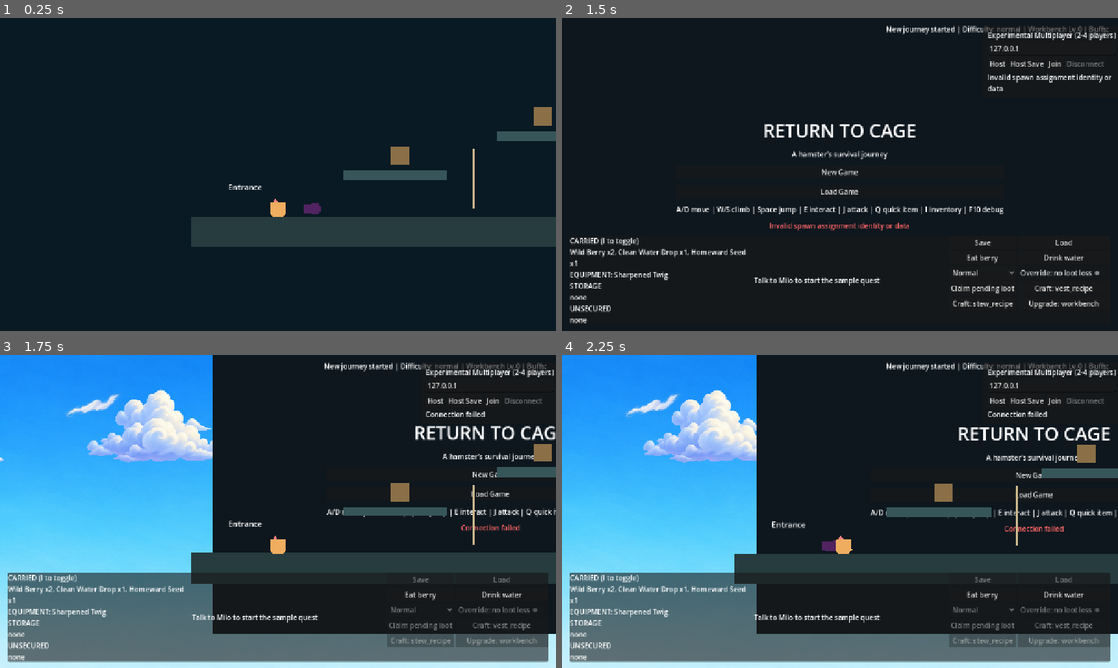
Above: before the commit, frames 1-4 (two rows, left to right).
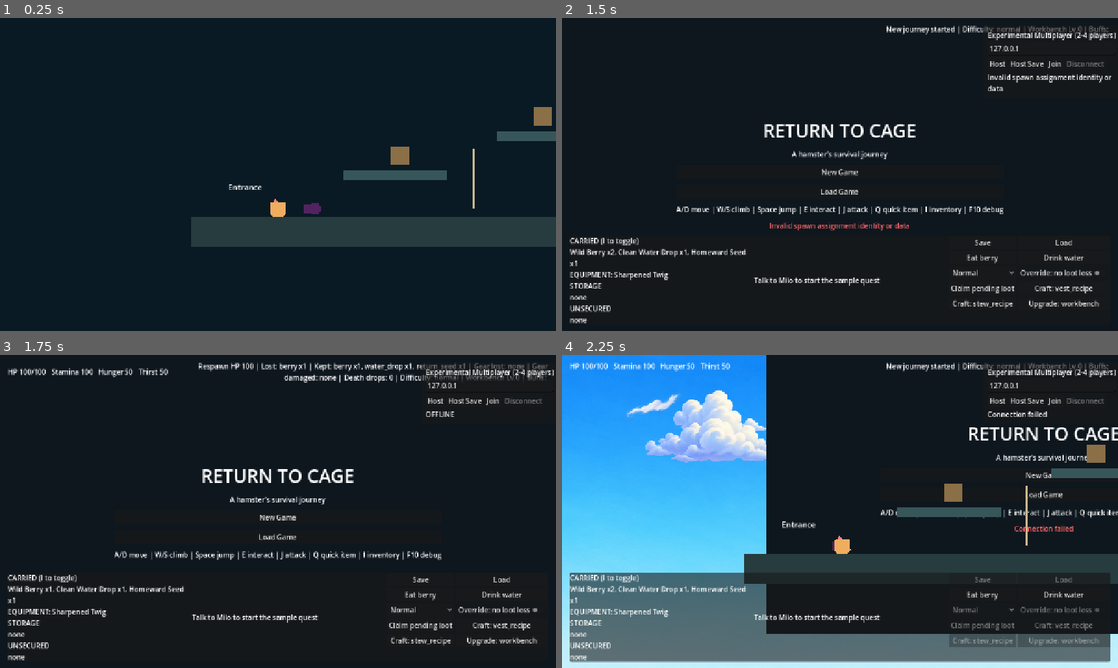
Above: after the commit, the same moments.

Repository: wolfy03/ReturnToCage
Game: Godot game, scene res://tests/test_runner.tscn
Two runs of this game, one before a commit and one after it. Both use one fixed random seed, a clock stepped at 60 frames per second and the inputs below. This scene is started directly instead of the project's main scene.
Inputs (mouse positions are in pixels of both pictures, inside the frame that each line leads up to):
- Up to frame 1 (0.25 s): no input
- Up to frame 2 (1.5 s): move the mouse to (962, 158) at 0.52 s; hold E (interact) 0.53-1.28 s; hold D (move_right) from 0.53 s (still down); click (962, 158) at 0.67 s; tap Space (jump) at 0.77 s; move the mouse to (728, 190) at 1.27 s; tap J (primary_attack) at 1.35 s
- Up to frame 3 (1.75 s): keep holding D (move_right); tap Space (jump) at 1.52 s
- Up to frame 4 (2.25 s): release D (move_right) at 2 s; click "New Game" at 2 s

Frames 1-2 are identical in both runs. In frame 3, 54% of the frame differs, in the area x 0-100%, y 0-100%; in frame 4, 5.0%.
Error in both runs: Cannot call method 'get_parent' on a previously freed instance. (res://tests/stability_tests.gd:583)

Commit message:
Move player stamina ownership into PlayerRuntimeState

Diff:
--- a/autoload/game_session.gd
+++ b/autoload/game_session.gd
@@ -349,7 +349,9 @@
 	_attached_player_ids[peer_id] = player_id
 	_player_states_by_id[player_id] = state
 	_ensure_player_world_state(player_id)
-	_player_runtime[peer_id] = PlayerRuntimeState.new(peer_id)
+	var runtime := PlayerRuntimeState.new(peer_id)
+	runtime.combat.reset(state.stats.value(&"max_stamina"))
+	_player_runtime[peer_id] = runtime
 	_connect_player_state_signals(peer_id, state)
 
 func _clear_player_state_registry() -> void:
@@ -829,6 +831,10 @@
 		runtime.life_phase = PlayerRuntimeState.LifePhase.ALIVE
 		runtime.death_result = null
 		state.effects.paused = false
+		if completed_result != null:
+			# Respawn policy: a new life starts with full stamina. World transitions
+			# without a death keep the current value.
+			runtime.combat.reset(state.stats.value(&"max_stamina"))
 		player_life_changed.emit(peer_id, runtime.life_id, runtime.life_phase)
 		if completed_result != null:
 			player_respawned.emit(peer_id, completed_result)
--- /dev/null
+++ b/core/models/network/combat_runtime_state.gd
@@ -0,0 +1,41 @@
+class_name CombatRuntimeState
+extends RefCounted
+## Transient, per-life combat state owned by [PlayerRuntimeState].
+##
+## This is the single canonical owner of a player's stamina. Scene components
+## (CombatComponent) only reference it; nothing here is saved to disk and, in
+## this stage, nothing is replicated. Rates and costs stay in StatBlock and
+## WeaponDefinition — this object only holds the current values.
+
+var stamina: float = 0.0
+var max_stamina: float = 0.0
+
+## Sets the maximum and refills stamina to it (initial spawn, respawn).
+func reset(p_max_stamina: float) -> void:
+	max_stamina = maxf(0.0, p_max_stamina) if is_finite(p_max_stamina) else 0.0
+	stamina = max_stamina
+
+## Applies a changed max (equipment/effect modifiers) without refilling.
+func set_max_stamina(value: float) -> void:
+	if not is_finite(value):
+		return
+	max_stamina = maxf(0.0, value)
+	stamina = minf(stamina, max_stamina)
+
+func can_spend(amount: float) -> bool:
+	return is_finite(amount) and amount >= 0.0 and stamina >= amount
+
+## Deducts [param amount] when affordable; returns false and leaves stamina
+## untouched otherwise.
+func spend(amount: float) -> bool:
+	if not can_spend(amount):
+		return false
+	stamina -= amount
+	return true
+
+## Adds [param amount] (already multiplied by rate, multiplier and delta) and
+## clamps to max_stamina. Negative or non-finite amounts are ignored.
+func regenerate(amount: float) -> void:
+	if not is_finite(amount) or amount <= 0.0:
+		return
+	stamina = minf(max_stamina, stamina + amount)
--- a/core/models/network/player_runtime_state.gd
+++ b/core/models/network/player_runtime_state.gd
@@ -7,6 +7,9 @@
 var life_id: int = 0
 var life_phase: LifePhase = LifePhase.ALIVE
 var death_result: RespawnResult
+## Per-life combat values (stamina). Created with the runtime state; refilled by
+## GameSession on registration and on respawn.
+var combat: CombatRuntimeState = CombatRuntimeState.new()
 
 func _init(p_peer_id: int = 0) -> void:
 	peer_id = p_peer_id
--- a/gameplay/actors/player/player.gd
+++ b/gameplay/actors/player/player.gd
@@ -58,7 +58,8 @@
 		return
 	_life_id = GameSession.arm_player_life(peer_id) if is_simulation_authority() else -1
 	movement.configure(self, input, _bound_state.stats)
-	combat.configure(self, _bound_state.stats)
+	var runtime := GameSession.get_player_runtime(peer_id)
+	combat.configure(self, _bound_state.stats, runtime.combat if runtime != null else null)
 	effects.configure(_bound_state.stats, _bound_state.effects)
 	network.configure(self, input, movement)
 	network_combat.configure(self, input)
--- a/gameplay/components/combat_component.gd
+++ b/gameplay/components/combat_component.gd
@@ -7,22 +7,39 @@
 var hitbox: HitboxComponent
 var owner_actor: CharacterBody2D
 var cooldown_remaining: float = 0.0
-var stamina: float = 100.0
+## Canonical stamina lives in PlayerRuntimeState.combat; this is only a reference.
+var combat_runtime: CombatRuntimeState
 var strategies: Dictionary[int, AttackStrategy] = {WeaponDefinition.AttackMode.MELEE: MeleeAttackStrategy.new(), WeaponDefinition.AttackMode.PROJECTILE: ProjectileAttackStrategy.new()}
 var stats: StatBlock
 var stamina_regen_multiplier: float = 1.0
 
-func configure(actor: CharacterBody2D, p_stats: StatBlock) -> void:
+func configure(actor: CharacterBody2D, p_stats: StatBlock, p_combat_runtime: CombatRuntimeState = null) -> void:
 	owner_actor = actor
 	stats = p_stats
+	combat_runtime = p_combat_runtime
+	if combat_runtime == null:
+		push_error("CombatComponent requires a CombatRuntimeState; attacks will be rejected")
 	hitbox = get_node_or_null(hitbox_path) as HitboxComponent
 	if hitbox == null:
 		push_error("CombatComponent requires a HitboxComponent")
 
 func _process(delta: float) -> void:
 	cooldown_remaining = maxf(0.0, cooldown_remaining - delta)
-	if stats != null:
-		stamina = minf(stats.value(&"max_stamina"), stamina + stats.value(&"stamina_regen") * stamina_regen_multiplier * delta)
+	if stats != null and combat_runtime != null:
+		combat_runtime.set_max_stamina(stats.value(&"max_stamina"))
+		combat_runtime.regenerate(stats.value(&"stamina_regen") * stamina_regen_multiplier * delta)
+
+func current_stamina() -> float:
+	return combat_runtime.stamina if combat_runtime != null else 0.0
+
+func max_stamina() -> float:
+	return combat_runtime.max_stamina if combat_runtime != null else 0.0
+
+func can_spend_stamina(amount: float) -> bool:
+	return combat_runtime != null and combat_runtime.can_spend(amount)
+
+func spend_stamina(amount: float) -> bool:
+	return combat_runtime != null and combat_runtime.spend(amount)
 
 func attack(facing: float) -> bool:
 	if cooldown_remaining > 0.0 or hitbox == null or (owner_actor is PlayerActor and (owner_actor.movement.mode == MovementComponent.Mode.CLIMB or owner_actor.return_channel > 0.0)):
@@ -30,7 +47,7 @@
 	var actor_state: PlayerState = owner_actor.player_state() if owner_actor is PlayerActor else GameSession.player
 	var equipped_stack := actor_state.equipment.equipped(EquipmentDefinition.EquipmentSlot.MAIN_HAND) if actor_state != null else null
 	var weapon := ContentRegistry.get_definition(equipped_stack.item_id) as WeaponDefinition if equipped_stack != null else null
-	if weapon == null or equipped_stack.durability == 0 or stamina < weapon.stamina_cost:
+	if weapon == null or equipped_stack.durability == 0 or not can_spend_stamina(weapon.stamina_cost):
 		return false
 	var damage := weapon.base_damage + stats.value(&"attack_power")
 	var context := DamageContext.new(damage, &"physical", owner_actor, &"player", Vector2(120.0 * signf(facing), -40.0))
@@ -39,7 +56,7 @@
 	var strategy: AttackStrategy = strategies.get(weapon.attack_mode)
 	if strategy == null or not strategy.execute(weapon, context, owner_actor, hitbox, facing):
 		return false
-	stamina -= weapon.stamina_cost
+	spend_stamina(weapon.stamina_cost)
 	cooldown_remaining = weapon.attack_cooldown
 	attacked.emit()
 	return true
--- a/tests/test_runner.gd
+++ b/tests/test_runner.gd
@@ -49,6 +49,7 @@
 	await preload("res://tests/unit/test_player_spawn_policy.gd").new().run(self)
 	preload("res://tests/unit/test_local_player_profile.gd").new().run(self)
 	preload("res://tests/unit/test_multiplayer_combat_foundation.gd").new().run(self)
+	await preload("res://tests/unit/test_combat_runtime_state.gd").new().run(self)
 	preload("res://tests/unit/test_multiplayer_quest_scope.gd").new().run(self)
 	preload("res://tests/unit/test_multiplayer_settlement.gd").new().run(self)
 	preload("res://tests/unit/test_multiplayer_player_items.gd").new().run(self)
--- /dev/null
+++ b/tests/unit/test_combat_runtime_state.gd
@@ -0,0 +1,121 @@
+extends RefCounted
+## Stamina ownership: PlayerRuntimeState.combat is the single canonical source,
+## CombatComponent only references it. Behaviour (costs, regen, rejection) must
+## match the previous component-owned implementation.
+
+func run(t: Node) -> void:
+	_test_model(t)
+	await _test_actor_binding_attack_and_regen(t)
+	await _test_respawn_and_transition(t)
+
+func _test_model(t: Node) -> void:
+	var combat := CombatRuntimeState.new()
+	t.assert_equal(combat.stamina, 0.0, "fresh combat runtime starts empty until reset")
+	combat.reset(100.0)
+	t.assert_true(combat.stamina == 100.0 and combat.max_stamina == 100.0, "reset refills stamina to max")
+	t.assert_true(combat.can_spend(8.0) and combat.spend(8.0) and combat.stamina == 92.0, "spend deducts an affordable cost")
+	t.assert_true(not combat.can_spend(93.0) and not combat.spend(93.0) and combat.stamina == 92.0, "unaffordable spend is rejected without change")
+	t.assert_true(not combat.spend(-1.0) and not combat.spend(NAN) and combat.stamina == 92.0, "invalid spend amounts are rejected")
+	combat.regenerate(5.0)
+	t.assert_equal(combat.stamina, 97.0, "regenerate adds the computed amount")
+	combat.regenerate(50.0)
+	t.assert_equal(combat.stamina, 100.0, "regenerate clamps to max_stamina")
+	combat.regenerate(-10.0)
+	t.assert_equal(combat.stamina, 100.0, "negative regeneration is ignored")
+	combat.set_max_stamina(60.0)
+	t.assert_true(combat.max_stamina == 60.0 and combat.stamina == 60.0, "lowering max clamps current stamina")
+	combat.set_max_stamina(120.0)
+	t.assert_true(combat.max_stamina == 120.0 and combat.stamina == 60.0, "raising max does not refill")
+	combat.reset(-5.0)
+	t.assert_true(combat.max_stamina == 0.0 and combat.stamina == 0.0, "negative max is clamped to zero")
+	var runtime := PlayerRuntimeState.new(7)
+	t.assert_true(runtime.combat != null, "player runtime state owns a combat runtime state")
+
+func _spawn_settlement_player(t: Node, layer: Node) -> PlayerActor:
+	SceneRouter.register_world_layer(layer)
+	t.assert_true(SceneRouter.go_to_settlement(), "combat runtime fixture loads the settlement")
+	await t.get_tree().process_frame
+	return t.get_tree().get_first_node_in_group(&"player") as PlayerActor
+
+func _test_actor_binding_attack_and_regen(t: Node) -> void:
+	GameSession.start_new_game()
+	var layer := Node.new()
+	t.add_child(layer)
+	var actor: PlayerActor = await _spawn_settlement_player(t, layer)
+	var peer_id := GameSession.get_local_peer_id()
+	var runtime := GameSession.get_player_runtime(peer_id)
+	var stats := GameSession.player.stats
+	t.assert_true(actor != null and runtime != null and actor.combat.combat_runtime == runtime.combat, "CombatComponent references the PlayerRuntimeState combat state")
+	t.assert_true(not "stamina" in actor.combat, "CombatComponent no longer owns a stamina field")
+	t.assert_equal(runtime.combat.max_stamina, stats.value(&"max_stamina"), "max stamina comes from the max_stamina stat")
+	t.assert_equal(runtime.combat.stamina, runtime.combat.max_stamina, "new player starts with full stamina")
+	t.assert_equal(actor.combat.current_stamina(), runtime.combat.stamina, "component getter reads the runtime state")
+
+	var weapon := ContentRegistry.get_definition(&"twig_sword") as WeaponDefinition
+	var before := runtime.combat.stamina
+	t.assert_true(actor.combat.attack(1.0), "attack succeeds with enough stamina")
+	t.assert_equal(runtime.combat.stamina, before - weapon.stamina_cost, "attack spends stamina_cost from the runtime state")
+	t.assert_equal(actor.combat.cooldown_remaining, weapon.attack_cooldown, "cooldown stays on the component")
+
+	actor.combat.cooldown_remaining = 0.0
+	runtime.combat.stamina = weapon.stamina_cost - 0.5
+	var low := runtime.combat.stamina
+	t.assert_true(not actor.combat.attack(1.0), "attack is rejected without enough stamina")
+	t.assert_equal(runtime.combat.stamina, low, "rejected attack leaves stamina unchanged")
+	t.assert_equal(actor.combat.cooldown_remaining, 0.0, "rejected attack starts no cooldown")
+
+	runtime.combat.stamina = 50.0
+	actor.combat.stamina_regen_multiplier = 1.0
+	actor.combat._process(1.0)
+	t.assert_true(is_equal_approx(runtime.combat.stamina, 50.0 + stats.value(&"stamina_regen")), "one second of regeneration adds stamina_regen")
+	actor.combat.stamina_regen_multiplier = 0.5
+	actor.combat._process(1.0)
+	t.assert_true(is_equal_approx(runtime.combat.stamina, 50.0 + stats.value(&"stamina_regen") * 1.5), "survival multiplier scales regeneration")
+	actor.combat.stamina_regen_multiplier = 1.0
+	actor.combat._process(100.0)
+	t.assert_equal(runtime.combat.stamina, runtime.combat.max_stamina, "regeneration never exceeds max stamina")
+	stats.add_modifier(StatModifier.new(&"test:stamina", &"max_stamina", 20.0, 1.0))
+	actor.combat._process(0.0)
+	t.assert_equal(runtime.combat.max_stamina, 120.0, "max stamina follows stat modifiers")
+	stats.remove_source(&"test:stamina")
+	actor.combat._process(0.0)
+	t.assert_true(runtime.combat.max_stamina == 100.0 and runtime.combat.stamina == 100.0, "removing the modifier clamps stamina back to the base max")
+
+	var detached := CombatComponent.new()
+	t.assert_true(not detached.can_spend_stamina(1.0) and not detached.spend_stamina(1.0) and detached.current_stamina() == 0.0, "unbound component denies stamina use instead of crashing")
+	detached._process(1.0)
+	detached.free()
+	layer.queue_free()
+	await t.get_tree().process_frame
+	await t.get_tree().process_frame
+
+func _test_respawn_and_transition(t: Node) -> void:
+	GameSession.start_new_game()
+	var layer := Node.new()
+	t.add_child(layer)
+	var actor: PlayerActor = await _spawn_settlement_player(t, layer)
+	var peer_id := GameSession.get_local_peer_id()
+	var runtime := GameSession.get_player_runtime(peer_id)
+	t.assert_true(actor != null and runtime != null, "respawn fixture spawns a player")
+	runtime.combat.stamina = 10.0
+	var context: AdventureContext = GameSession.request_adventure_from_exit(&"sewer_gate", &"sewer_region")
+	t.assert_true(SceneRouter.go_to_adventure(context), "transition fixture enters the sewer")
+	await t.get_tree().process_frame
+	var adventure_actor := t.get_tree().get_first_node_in_group(&"player") as PlayerActor
+	t.assert_true(adventure_actor != actor and adventure_actor.combat.combat_runtime == runtime.combat, "new world actor binds the same runtime combat state")
+	t.assert_true(runtime.combat.stamina >= 10.0 and runtime.combat.stamina < 20.0, "world transition without death keeps current stamina (plus one frame of regen)")
+
+	var life := GameSession.get_player_life_id(peer_id)
+	var result: RespawnResult = GameSession.handle_player_death(peer_id, adventure_actor.global_position, life)
+	t.assert_true(result.success, "death resolves for the respawn fixture")
+	t.assert_true(runtime.combat.stamina < 20.0, "death itself does not refill stamina")
+	t.assert_true(SceneRouter.go_to_settlement(), "respawn returns to the settlement")
+	await t.get_tree().process_frame
+	var respawned := t.get_tree().get_first_node_in_group(&"player") as PlayerActor
+	t.assert_true(respawned != null and GameSession.get_player_life_id(peer_id) != life, "respawn arms a new life")
+	t.assert_equal(runtime.combat.stamina, runtime.combat.max_stamina, "respawn refills stamina to max")
+	t.assert_true(respawned.combat.combat_runtime == runtime.combat, "respawned actor references the same runtime combat state")
+	layer.queue_free()
+	await t.get_tree().process_frame
+	await t.get_tree().process_frame
+	GameSession.start_new_game()
--- a/ui/game_hud.gd
+++ b/ui/game_hud.gd
@@ -140,12 +140,12 @@
 func _on_health_changed(current: float, maximum: float) -> void:
 	var hunger := bound_player.survival.hunger if is_instance_valid(bound_player) else 0.0
 	var thirst := bound_player.survival.thirst if is_instance_valid(bound_player) else 0.0
-	vitals_label.text = "HP %.0f/%.0f   Stamina %.0f   Hunger %.0f   Thirst %.0f" % [current, maximum, bound_player.combat.stamina if is_instance_valid(bound_player) else 0.0, hunger, thirst]
+	vitals_label.text = "HP %.0f/%.0f   Stamina %.0f   Hunger %.0f   Thirst %.0f" % [current, maximum, bound_player.combat.current_stamina() if is_instance_valid(bound_player) else 0.0, hunger, thirst]
 
 func _on_survival_changed(hunger: float, thirst: float, _hunger_stage: int, _thirst_stage: int) -> void:
 	var current := bound_player.health.current_health if is_instance_valid(bound_player) else 0.0
 	var maximum := bound_player.health.max_health if is_instance_valid(bound_player) else 0.0
-	vitals_label.text = "HP %.0f/%.0f   Stamina %.0f   Hunger %.0f   Thirst %.0f" % [current, maximum, bound_player.combat.stamina if is_instance_valid(bound_player) else 0.0, hunger, thirst]
+	vitals_label.text = "HP %.0f/%.0f   Stamina %.0f   Hunger %.0f   Thirst %.0f" % [current, maximum, bound_player.combat.current_stamina() if is_instance_valid(bound_player) else 0.0, hunger, thirst]
 
 func refresh_all() -> void:
 	if inventory_label == null:
Not shown, added: core/models/network/combat_runtime_state.gd.uid
Not shown, added: tests/unit/test_combat_runtime_state.gd.uid
Not shown, changed: README.md
Not shown, changed: docs/session_architecture.md
Not shown, changed: docs/testing.md
